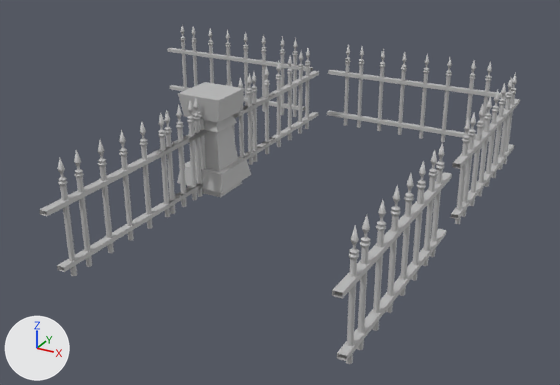
An edit to the FBX model Monster Jam/Assets/Art/Fences/FenceIronSet.fbx, drawn before and after from the same camera.
One viewpoint serves both versions: a camera (50 mm lens) standing at (0.152, -0.225, 0.116) and looking at (0.025, 0.006, 0.001). The axes (+X, +Y, +Z) are drawn at lower left. The lights are the same throughout. Where no turn or scale is listed for an object, it has been applied to the vertices.

Script lines for the objects in view, before the commit:
```python
me_mesh = bpy.data.meshes.new('Mesh')
me_mesh.from_pydata(...)  # 40 vertices, 37 faces; spans x -0.0101..0.0101, y -0.0101..0.0101, z 0.0..0.0374
me_mesh.materials.append(mat_lambert1)  # grey #bcbcbc
me_mesh_001 = bpy.data.meshes.new('Mesh.001')
me_mesh_001.from_pydata(...)  # 7520 vertices, 7456 faces; spans x -0.086..0.091, y -0.085..0.091, z 0.0..0.038
me_mesh_001.materials.append(mat_lambert1)  # grey #bcbcbc
me_mesh_003 = bpy.data.meshes.new('Mesh.003')
me_mesh_003.from_pydata(...)  # 1647 vertices, 1632 faces; spans x -0.0014..0.0013, y -0.0354..0.0457, z 0.0..0.038
me_mesh_003.materials.append(mat_lambert1)  # grey #bcbcbc
ob_fencepillariron = bpy.data.objects.new('FencePillarIron', me_mesh)
ob_fencepillariron.location = (0.0, 0.0, 0.0)
ob_fencerailironcorner = bpy.data.objects.new('FenceRailIronCorner', me_mesh_001)
ob_fencerailironcorner.location = (0.0, 0.0, 0.0)
ob_fencerailironstraightshort = bpy.data.objects.new('FenceRailIronStraightShort', me_mesh_003)
ob_fencerailironstraightshort.location = (0.0, 0.0, 0.0)
# also in view: 'FenceRailIronStraight' at (0.0, 0.0, 0.019)
```
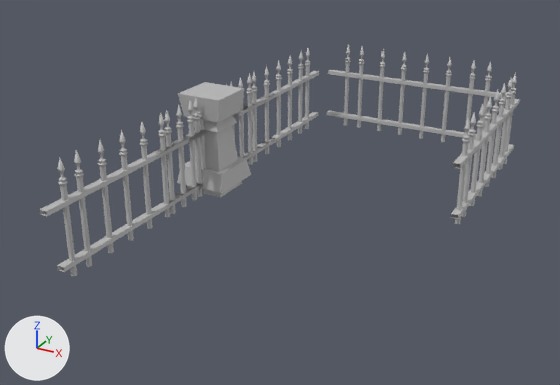
Boxes [x1, y1, x2, y2] around the edits, measured in the pictures (560 x 385 px):
'FenceRailIronCorner', reshaped (45% narrower, 47% shorter): before [167, 25, 520, 364]; after [327, 44, 520, 224]
part 1 of me_mesh_001, deleted: before [167, 25, 452, 364]

What changed in the scene script:
```text
Change me_mesh_001:
    used by ob_fencerailironcorner; location = (0.0, 0.0, 0.0)
    remove me_mesh_001.from_pydata(...)  # 7520 vertices, 7456 faces; spans x -0.086..0.091, y -0.085..0.091, z 0.0..0.038
    add me_mesh_001.from_pydata(...)  # 3760 vertices, 3728 faces; spans x 0.004..0.091, y 0.005..0.091, z 0.0..0.038
    me_mesh_001 part 1: 20 loose pieces with 3760 vertices, spanning x -0.086..0.091, y -0.085..0.091, z 0.0..0.038, are deleted
```
